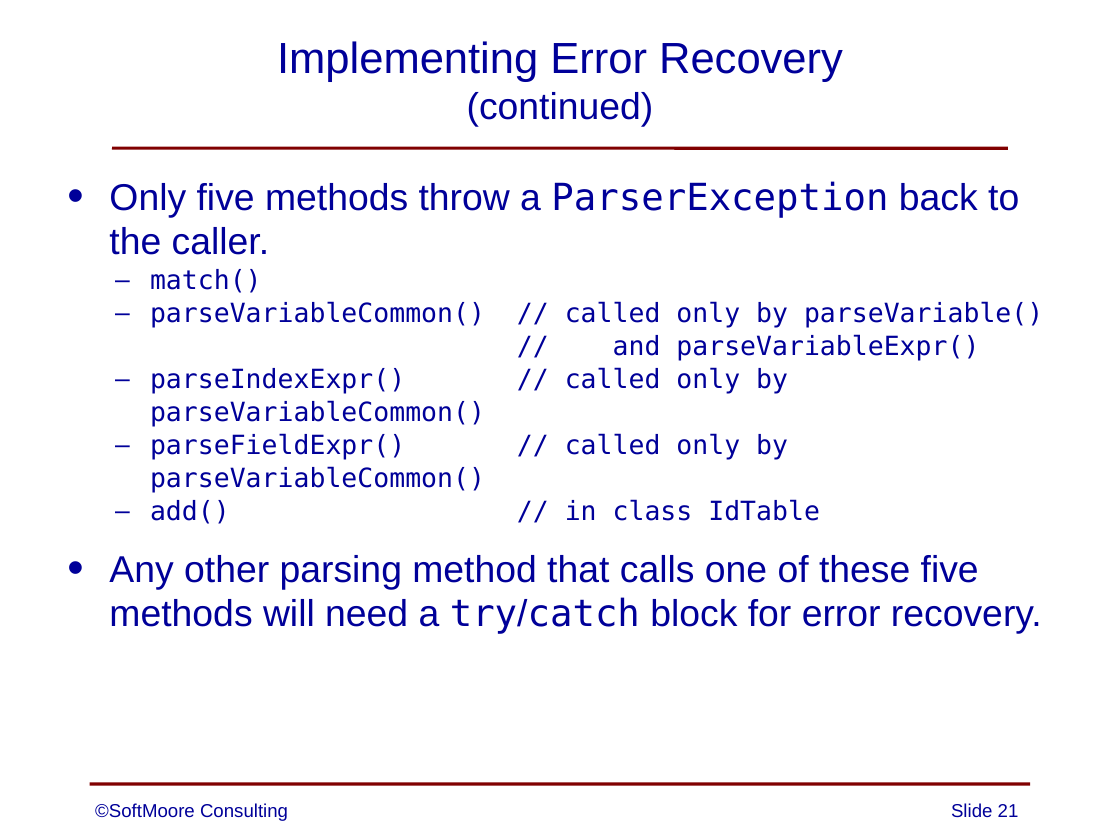
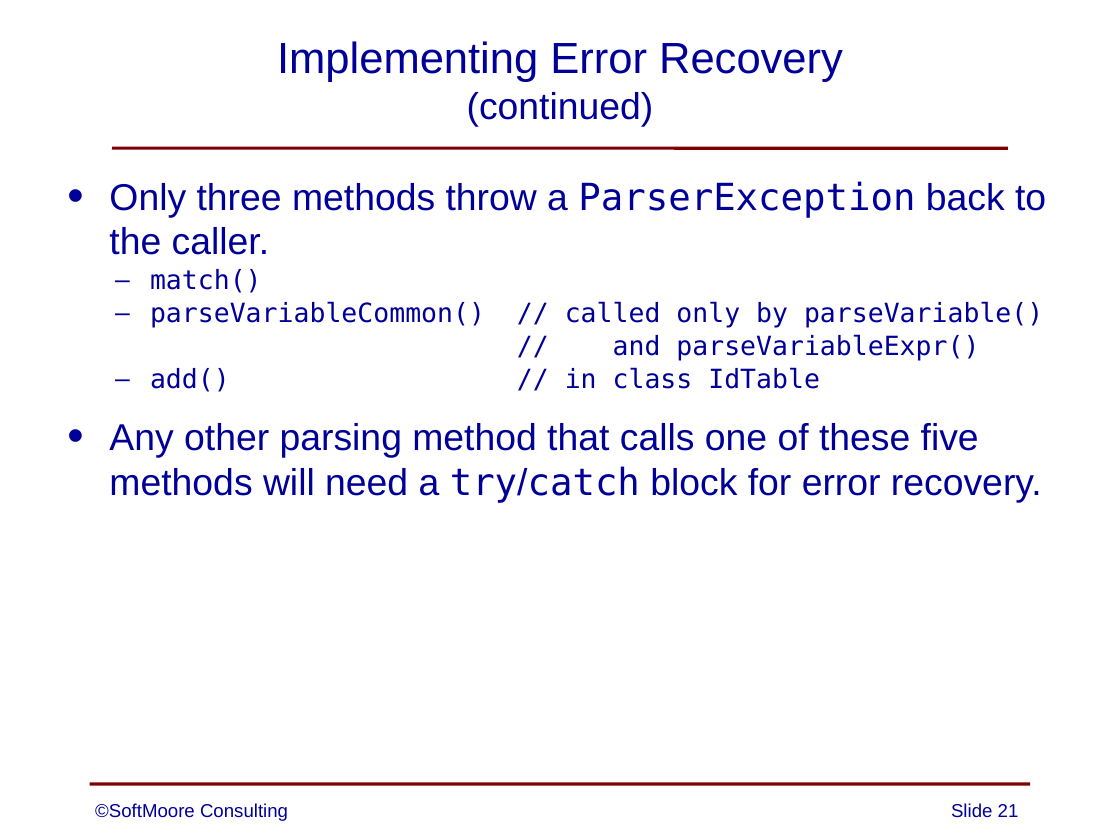
Before and after one commit to SoftMoore/CPRL-Java-3rd, a slide deck: slide 21 of PowerPoints/07 - Error Handling.pptx. Drawn at 1120x840 pixels with LibreOffice and Linux fonts; fonts in the diff are those of the drawing. Boxes give left, top, right and bottom in pixels: in the first picture for what was removed or moved away, otherwise in the second. Text is boxed around its words. In the diff, an @@ line names an element or a change of style, - is before the commit and + after.

Commit message:
updates to three slides

```diff
--- a/PowerPoints/07 - Error Handling.pptx
+++ b/PowerPoints/07 - Error Handling.pptx
@@ text at (109, 181, 1046, 255): text changed @@
-• Only five methods throw a ParserException back to the caller.
+• Only three methods throw a ParserException back to the caller.
@@ text at (565, 367, 788, 460): paragraphs removed @@
-  – parseIndexExpr() // called only by parseVariableCommon()
-  – parseFieldExpr() // called only by parseVariableCommon()
```
Also in this commit, not shown: 2 other files.
